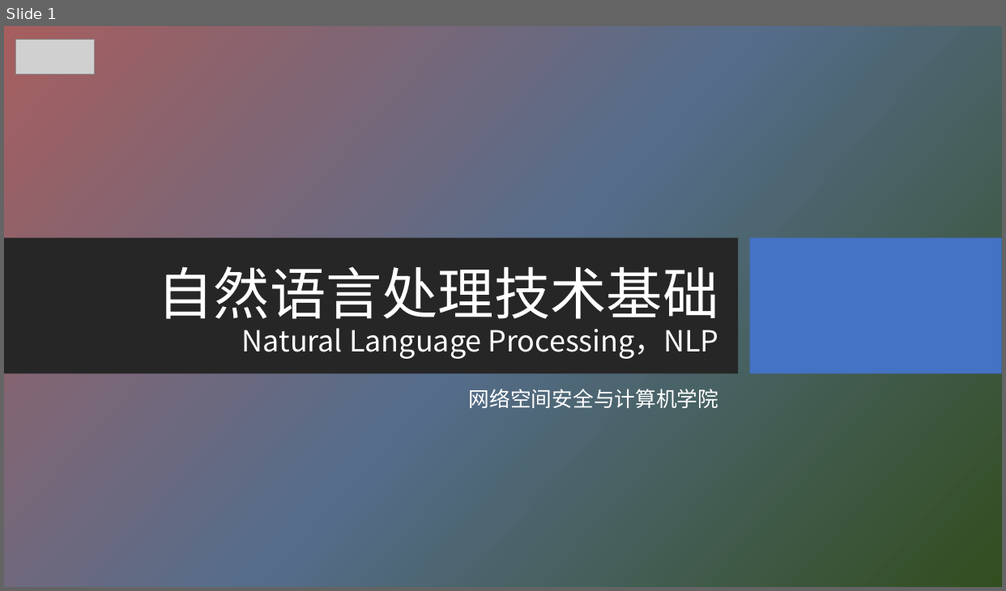
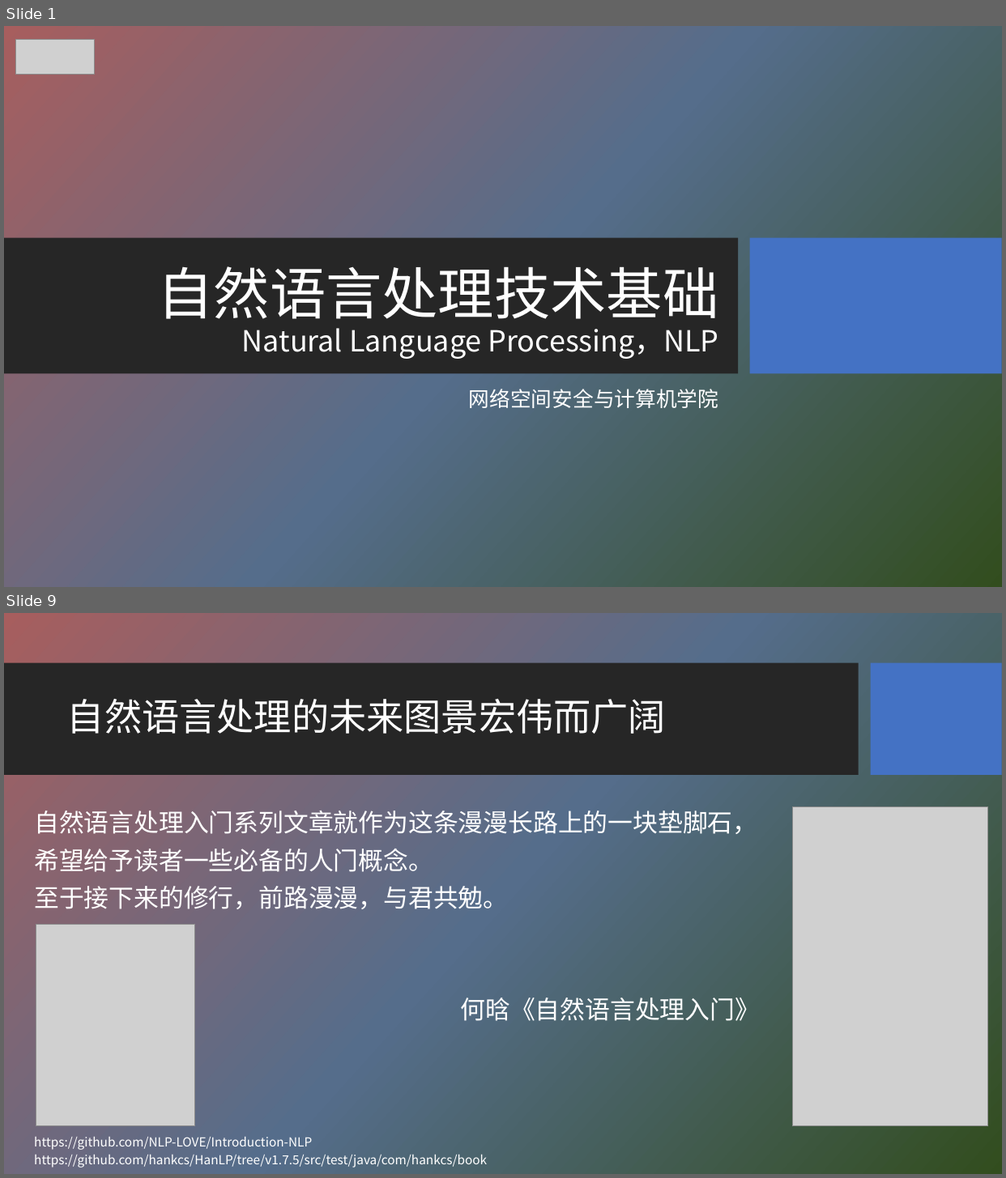
Before and after one commit to HBU/NLP_PPT, a slide deck: PPT-2020/ch09 语义分析.pptx. Shown one above the other, each under a label of ours: slide 1 before the commit, slides 1 and 9 after it; the slides between them are not shown. The pictures are 1006x591 and 1006x1178 pixels, drawn with LibreOffice and Linux fonts; fonts in the diff are those of the drawing; grey boxes stand for pictures; background and template pictures are left out. Boxes give left, top, right and bottom in pixels: in the first picture for what was removed or moved away, otherwise in the second. Text is boxed around its words. In the diff, an @@ line names an element or a change of style, - is before the commit and + after.

```diff
--- a/PPT-2020/ch09 语义分析.pptx
+++ b/PPT-2020/ch09 语义分析.pptx
@@ slide 9 added at box(4, 613, 1002, 1174), background picture (left out) @@
@@ rectangle added at box(4, 663, 859, 776), fill #262626 @@
@@ rectangle added at box(871, 663, 1002, 776), fill #4472C4 @@
@@ title added at box(67, 699, 666, 734), 36 pt, text #FFFFFF @@
+自然语言处理的未来图景宏伟而广阔
@@ text added at box(34, 807, 760, 1021), 24 pt, text #FFFFFF @@
+自然语言处理入门系列文章就作为这条漫漫长路上的一块垫脚石，
+希望给予读者一些必备的人门概念。
+至于接下来的修行，前路漫漫，与君共勉。
+何晗《自然语言处理入门》
@@ picture added at box(792, 807, 988, 1126) @@
@@ picture added at box(36, 924, 196, 1127) @@
@@ text added at box(34, 1136, 312, 1150), 12 pt, text #FFFFFF @@
+https://github.com/NLP-LOVE/Introduction-NLP
@@ text added at box(34, 1154, 487, 1168), 12 pt, text #FFFFFF @@
+https://github.com/hankcs/HanLP/tree/v1.7.5/src/test/java/com/hankcs/book
```
Also in this commit, not shown: 1 slide changed, 7 other slides added, 3 slides removed, 1 other file.
